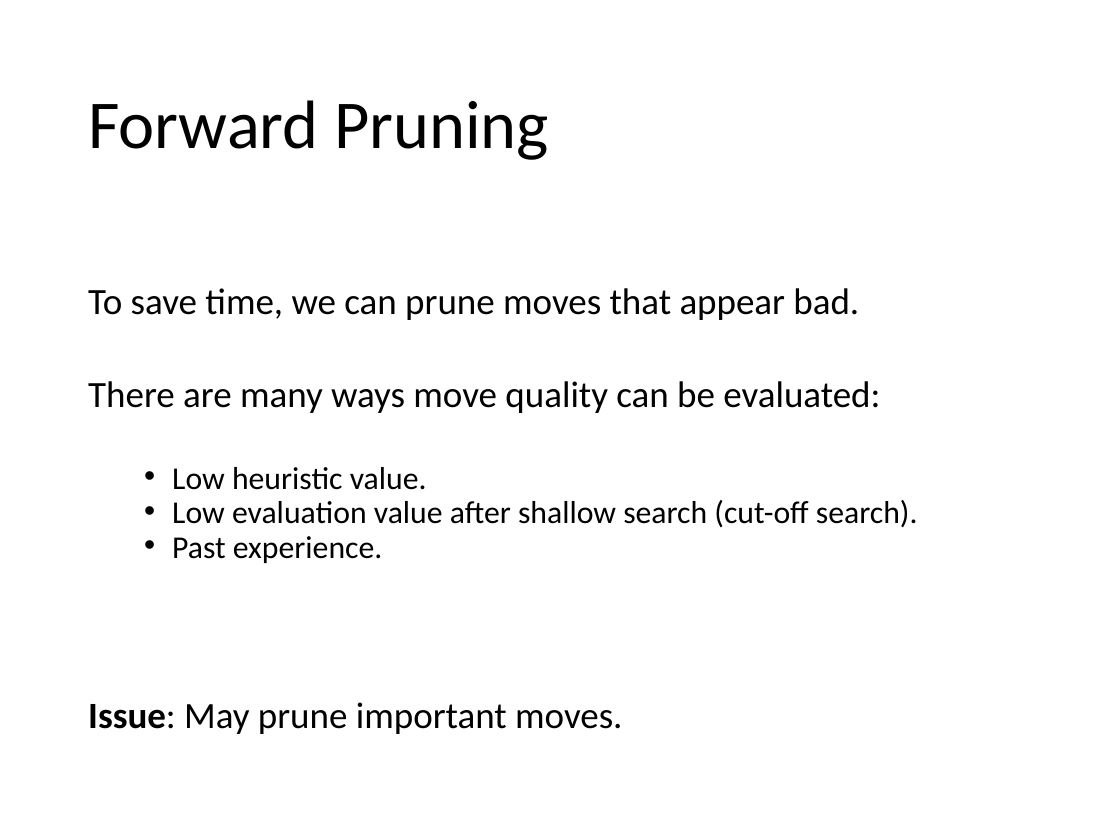
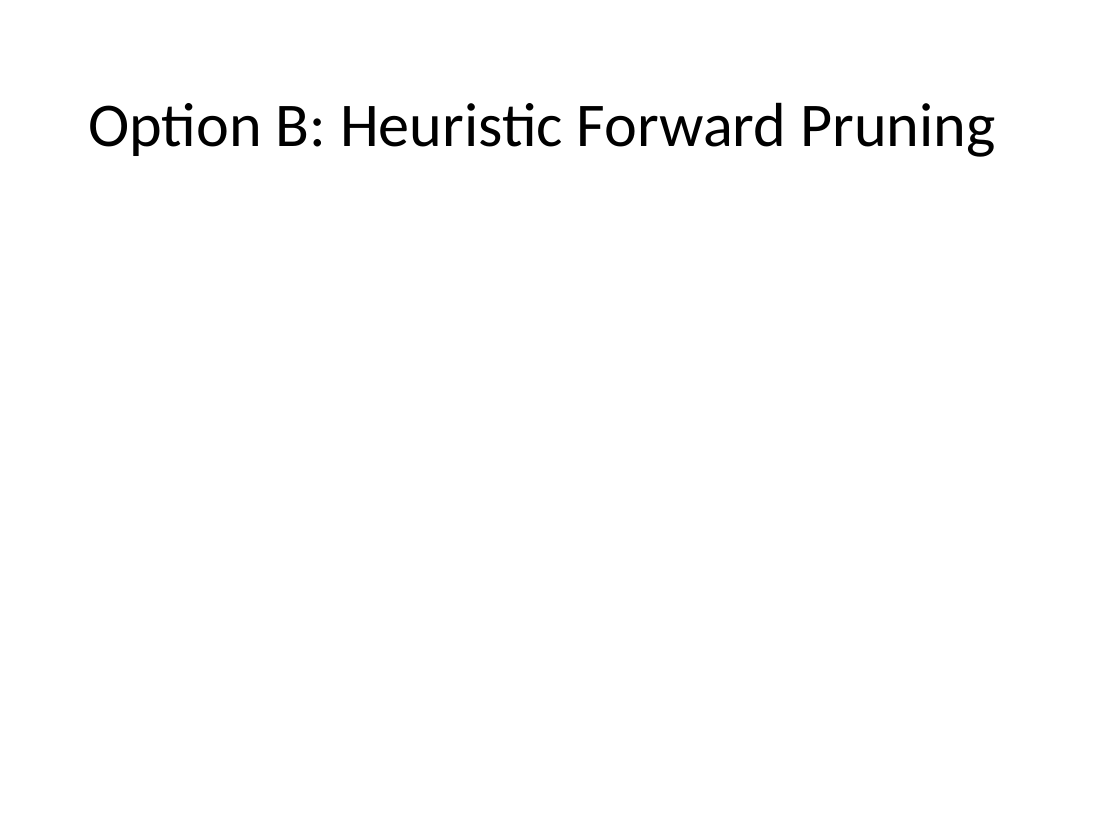
Before and after one commit to mhahsler/CS7320-AI, a slide deck: slide 33 of slides/05_games.pptx (slide 32 before the commit). Drawn at 1120x840 pixels with LibreOffice and Linux fonts; fonts in the diff are those of the drawing; grey boxes stand for pictures. Boxes give left, top, right and bottom in pixels: in the first picture for what was removed or moved away, otherwise in the second. Text is boxed around its words. In the diff, an @@ line names an element or a change of style, - is before the commit and + after.

```diff
--- a/slides/05_games.pptx
+++ b/slides/05_games.pptx
@@ title at [88,102,995,157]: text changed; size 44 to 40 pt @@
-Forward Pruning
+Option B: Heuristic Forward Pruning
@@ text removed at [88,288,918,734] @@
-To save time, we can prune moves that appear bad.
-There are many ways move quality can be evaluated:
-  • Low heuristic value.
-  • Low evaluation value after shallow search (cut-off search).
-  • Past experience.
-Issue: May prune important moves.
```
Also in this commit, not shown: 6 other slides changed, 1 slide added, 1 other file.
